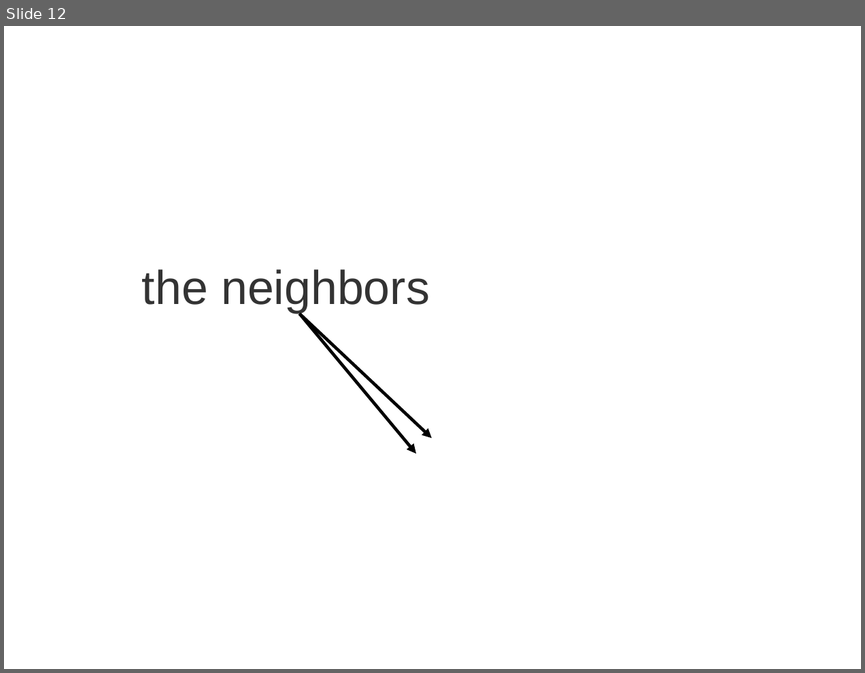
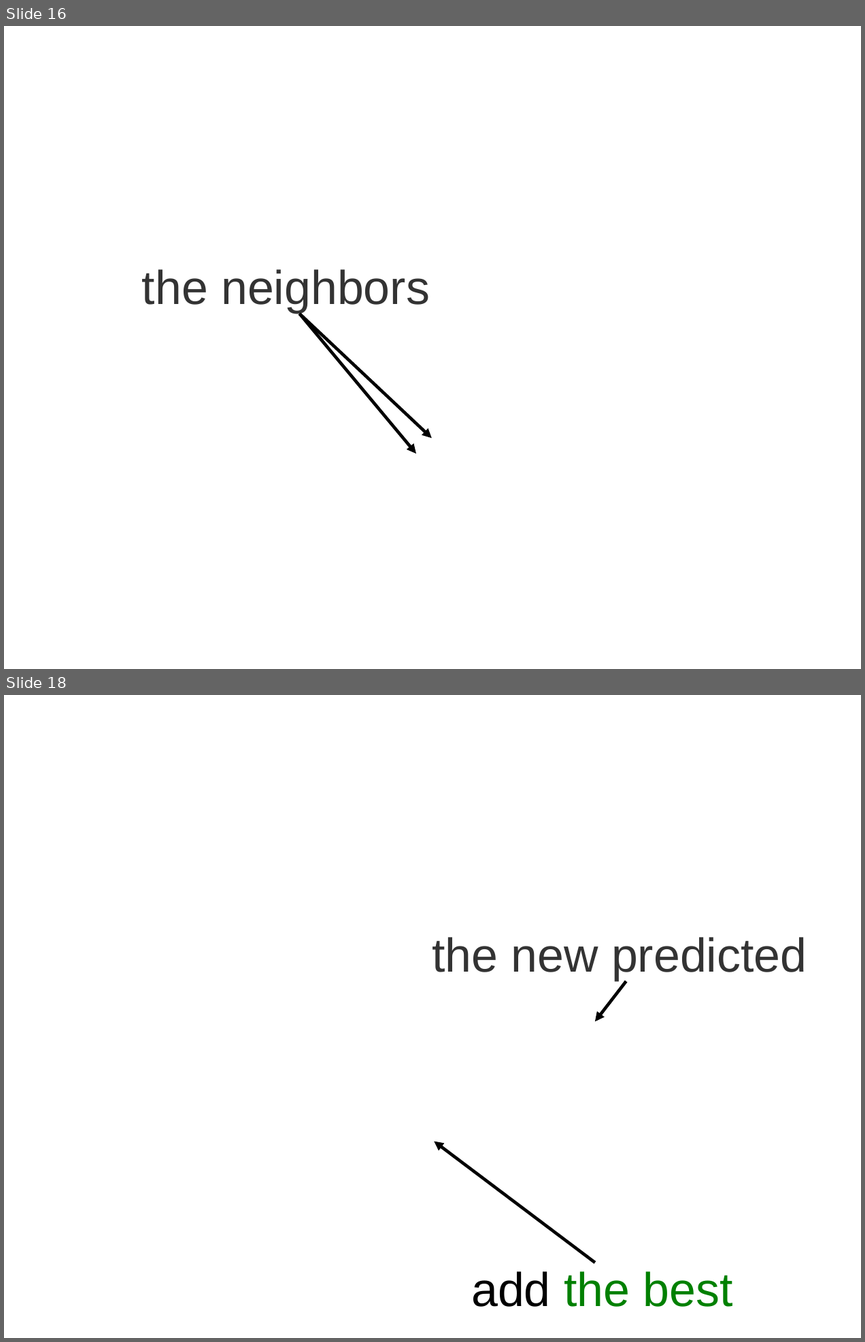
Before and after one commit to leouieda/agu-cancun2013, a slide deck: presentation/uieda_oliveirajr_barbosa.odp. Shown one above the other, each under a label of ours: slide 12 before the commit, slides 16 and 18 after it; the slides between them are not shown. The pictures are 865x673 and 865x1342 pixels, drawn with LibreOffice and Linux fonts; fonts in the diff are those of the drawing; background and template pictures are left out. Boxes give left, top, right and bottom in pixels: in the first picture for what was removed or moved away, otherwise in the second. Text is boxed around its words. In the diff, an @@ line names an element or a change of style, - is before the commit and + after.

```diff
--- a/presentation/uieda_oliveirajr_barbosa.odp
+++ b/presentation/uieda_oliveirajr_barbosa.odp
@@ slide 18 added at (4,695,861,1338), background picture (left out) @@
@@ text added at (432,937,806,981), 44 pt, text #333333 @@
+the new predicted
@@ arrow added from (626, 981) to (595, 1021), #000000 2.89 pt @@
@@ arrow added from (595, 1263) to (434, 1141), #000000 2.89 pt @@
@@ text added at (471,1272,733,1307), 44 pt, text #008000 @@
+add the best
@@ what was slide 12 is now slide 16 @@
```
Also in this commit, not shown: 5 slides changed, 30 other slides added, 2 slides removed.
